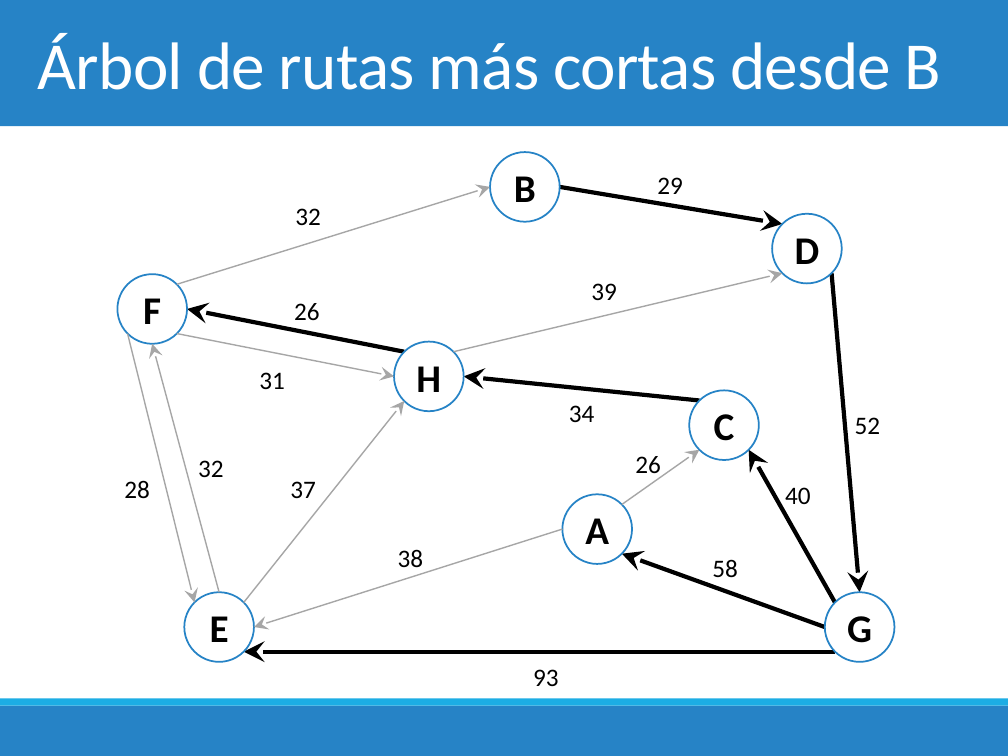
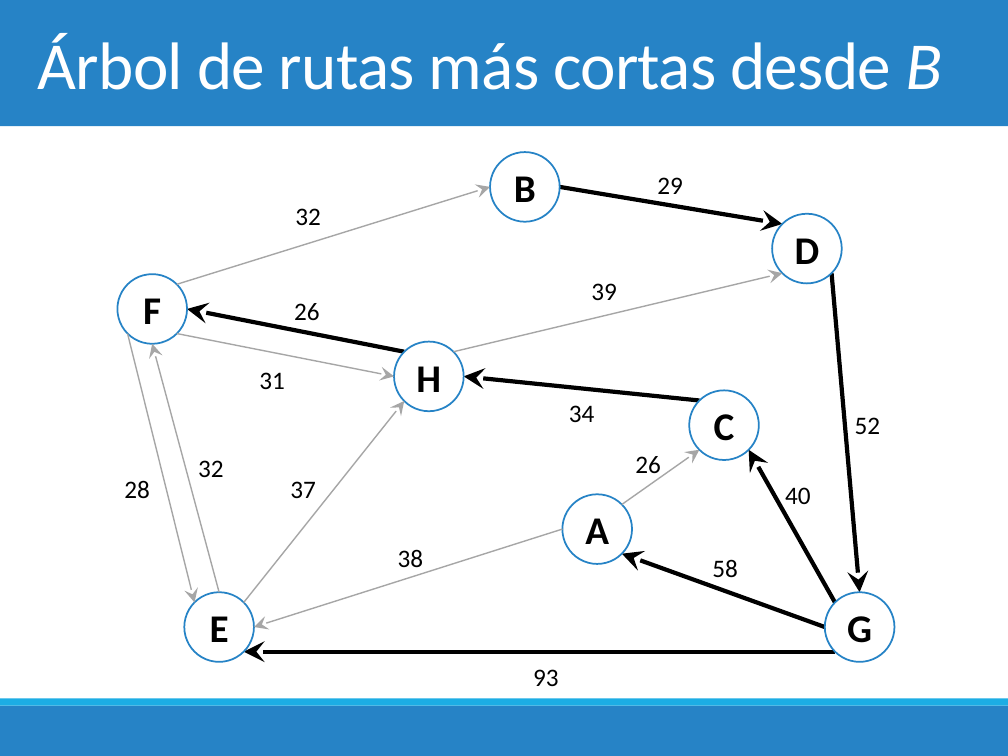
Before and after one commit to fvandeputte/2018-1, a slide deck: slide 6 of Clases/5. Algoritmos de Grafos/6. Dijkstra.pptx. Drawn at 1008x756 pixels with LibreOffice and Linux fonts; fonts in the diff are those of the drawing. Boxes give left, top, right and bottom in pixels: in the first picture for what was removed or moved away, otherwise in the second. Text is boxed around its words. In the diff, an @@ line names an element or a change of style, - is before the commit and + after.

```diff
--- a/Clases/5. Algoritmos de Grafos/6. Dijkstra.pptx
+++ b/Clases/5. Algoritmos de Grafos/6. Dijkstra.pptx
@@ title "Árbol de rutas más cortas ..." at bbox=[38, 34, 942, 90]: italic on in "B" @@
```
Also in this commit, not shown: 6 other slides changed, 2 slides added, 3 other files.
